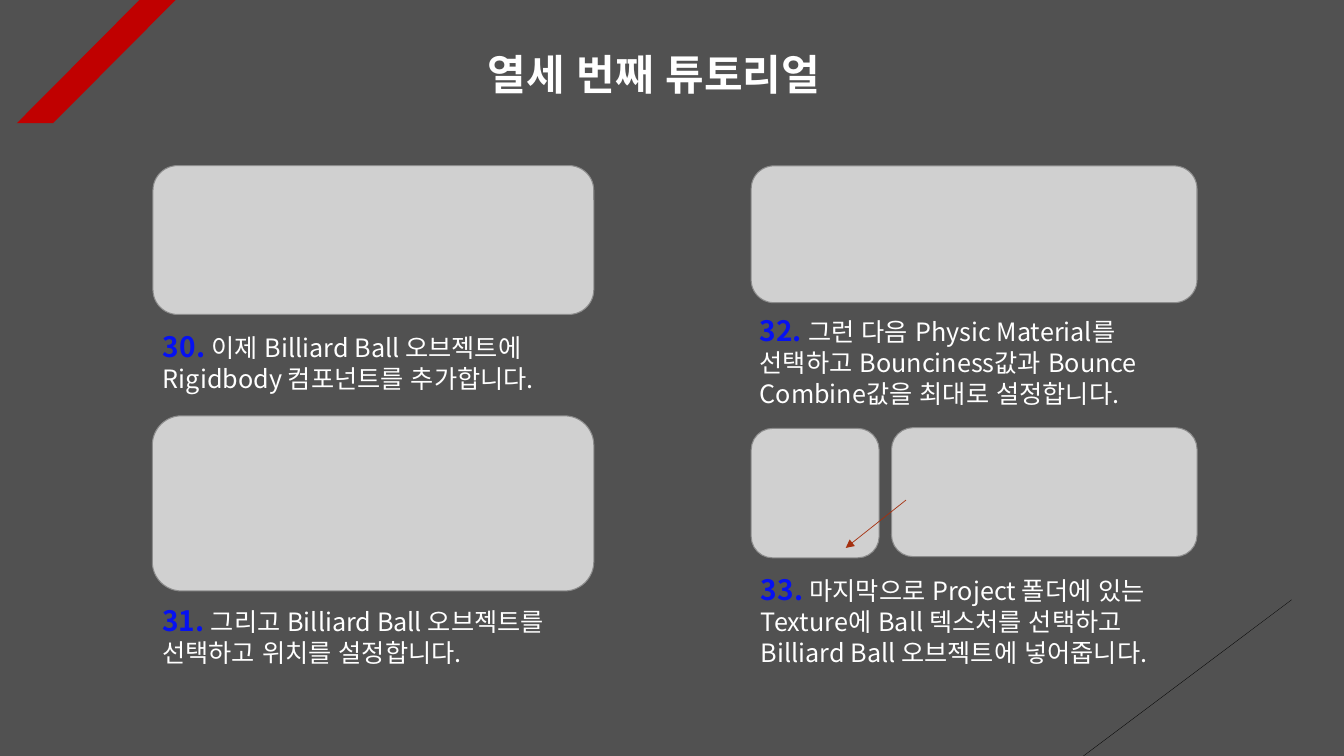
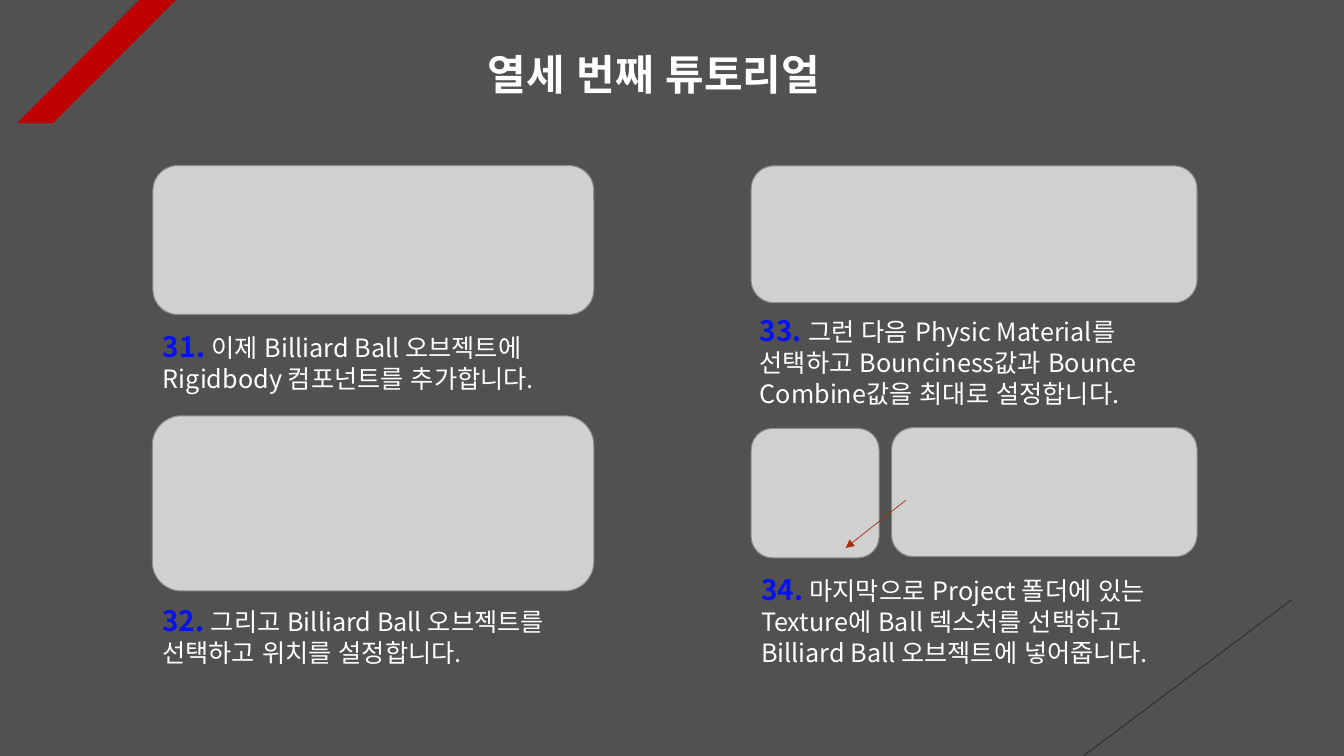
Before and after one commit to Unity2033/3D-UnityEngine, a slide deck: slide 13 of Assets/Class/Collision/PPT Data/Collision Example.pptx. Drawn at 1344x756 pixels with LibreOffice and Linux fonts; fonts in the diff are those of the drawing; grey boxes stand for pictures. Boxes give left, top, right and bottom in pixels: in the first picture for what was removed or moved away, otherwise in the second. Text is boxed around its words. In the diff, an @@ line names an element or a change of style, - is before the commit and + after.

```diff
--- a/Assets/Class/Collision/PPT Data/Collision Example.pptx
+++ b/Assets/Class/Collision/PPT Data/Collision Example.pptx
@@ text at [760, 320, 1137, 405]: text changed @@
-32. 그런 다음 Physic Material를 선택하고 Bounciness값과 Bounce Combine값을 최대로 설정합니다.
+33. 그런 다음 Physic Material를 선택하고 Bounciness값과 Bounce Combine값을 최대로 설정합니다.
@@ text at [163, 336, 534, 394]: text changed @@
-30. 이제 Billiard Ball 오브젝트에 Rigidbody 컴포넌트를 추가합니다.
+31. 이제 Billiard Ball 오브젝트에 Rigidbody 컴포넌트를 추가합니다.
@@ text at [761, 579, 1147, 664]: text changed @@
-33. 마지막으로 Project 폴더에 있는 Texture에 Ball 텍스처를 선택하고 Billiard Ball 오브젝트에 넣어줍니다.
+34. 마지막으로 Project 폴더에 있는 Texture에 Ball 텍스처를 선택하고 Billiard Ball 오브젝트에 넣어줍니다.
@@ text at [162, 610, 544, 664]: text changed @@
-31. 그리고 Billiard Ball 오브젝트를 선택하고 위치를 설정합니다.
+32. 그리고 Billiard Ball 오브젝트를 선택하고 위치를 설정합니다.
```
Also in this commit, not shown: 11 other slides changed, 21 other files.
